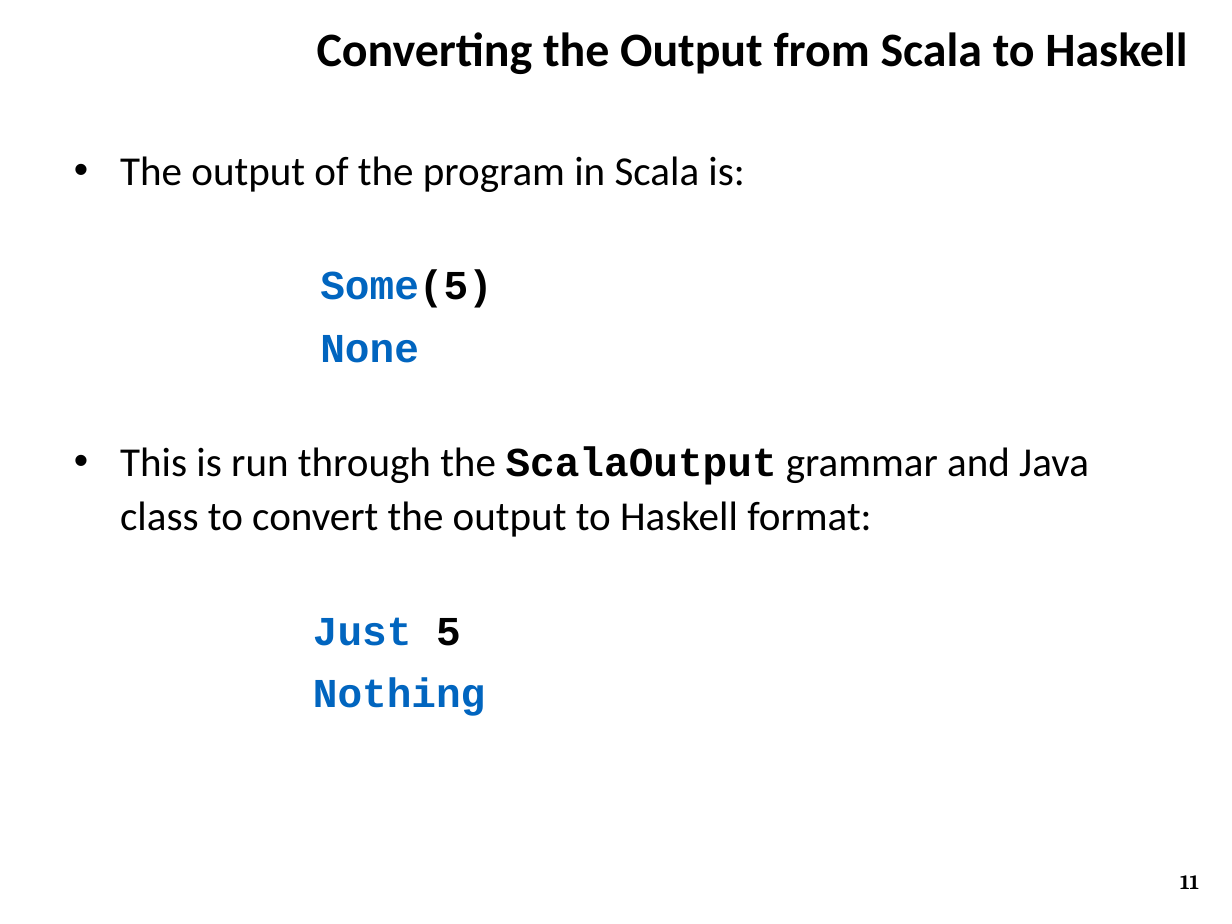
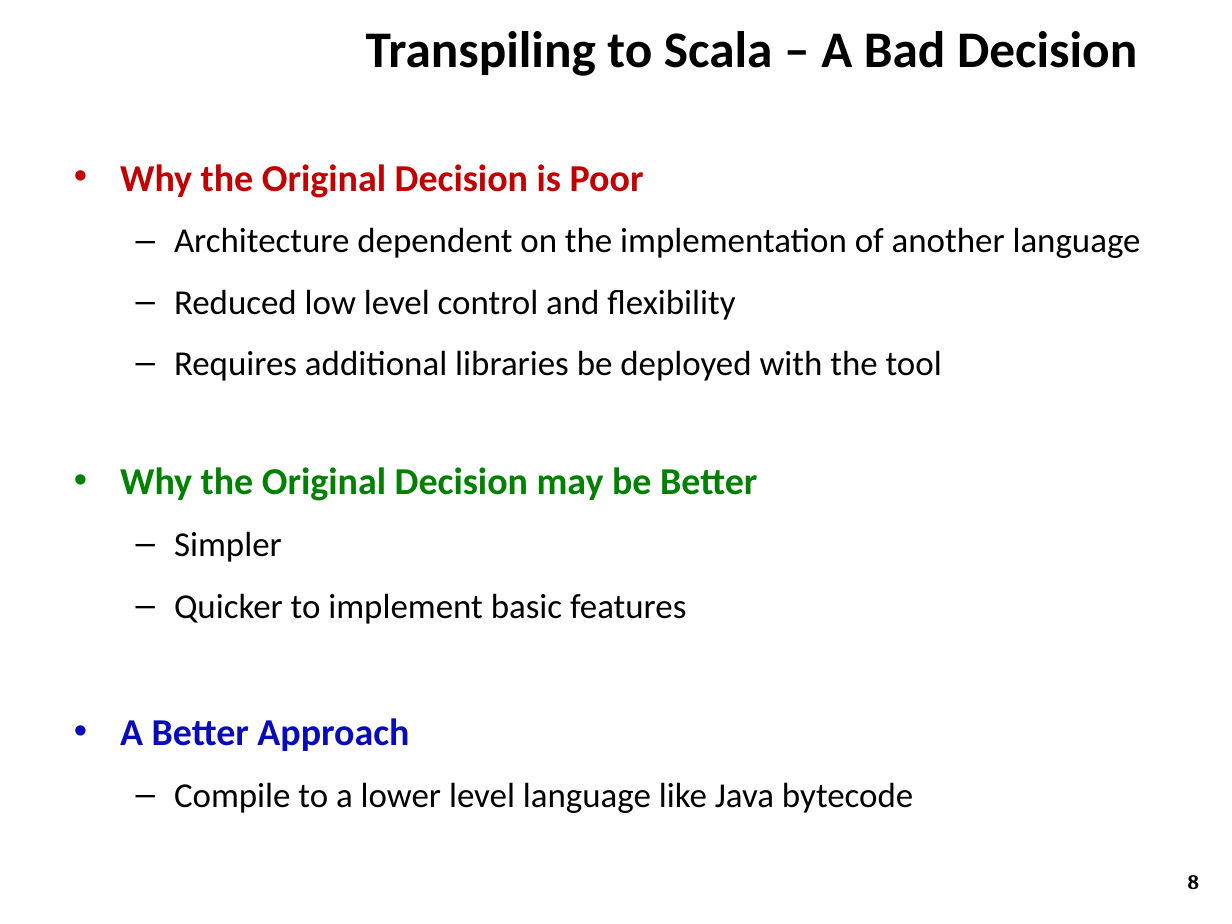
Before and after one commit to ZaydH/CS252, a slide deck: slide 8 of Project/Project_Presentation/Zayd_Hammoudeh_-_HamSkill_Run_Haskell_Anywhere.pptx (slide 11 before the commit). Drawn at 1232x924 pixels with LibreOffice and Linux fonts; fonts in the diff are those of the drawing; background and template pictures are left out. Boxes give left, top, right and bottom in pixels: in the first picture for what was removed or moved away, otherwise in the second. Text is boxed around its words. In the diff, an @@ line names an element or a change of style, - is before the commit and + after.

```diff
--- a/Project/Project_Presentation/Zayd_Hammoudeh_-_HamSkill_Run_Haskell_Anywhere.pptx
+++ b/Project/Project_Presentation/Zayd_Hammoudeh_-_HamSkill_Run_Haskell_Anywhere.pptx
@@ title at [366,31,1137,76]: text changed; size 28 to 30 pt @@
-Converting the Output from Scala to Haskell
+Transpiling to Scala – A Bad Decision
@@ text at [120,164,1141,813]: text changed; size 24 to 20.4 pt @@
-• The output of the program in Scala is:
-Some(5)
-None
-• This is run through the ScalaOutput grammar and Java class to convert the output to Haskell format:
-Just 5
-Nothing
+• Why the Original Decision is Poor
+  – Architecture dependent on the implementation of another language
+  – Reduced low level control and flexibility
+  – Requires additional libraries be deployed with the tool
+• Why the Original Decision may be Better
+  – Simpler
+  – Quicker to implement basic features
+• A Better Approach
+  – Compile to a lower level language like Java bytecode
@@ page number at [1188,875,1199,889]: text changed @@
-11
+8
```
Also in this commit, not shown: 4 other slides changed, 8 slides removed.
